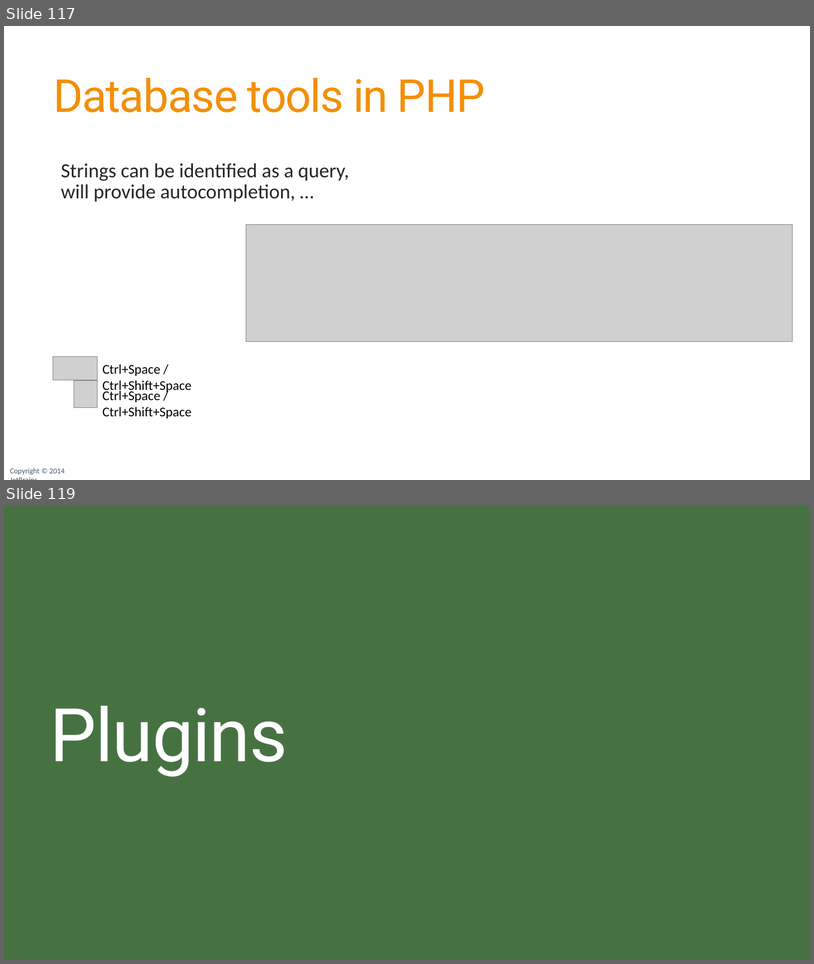
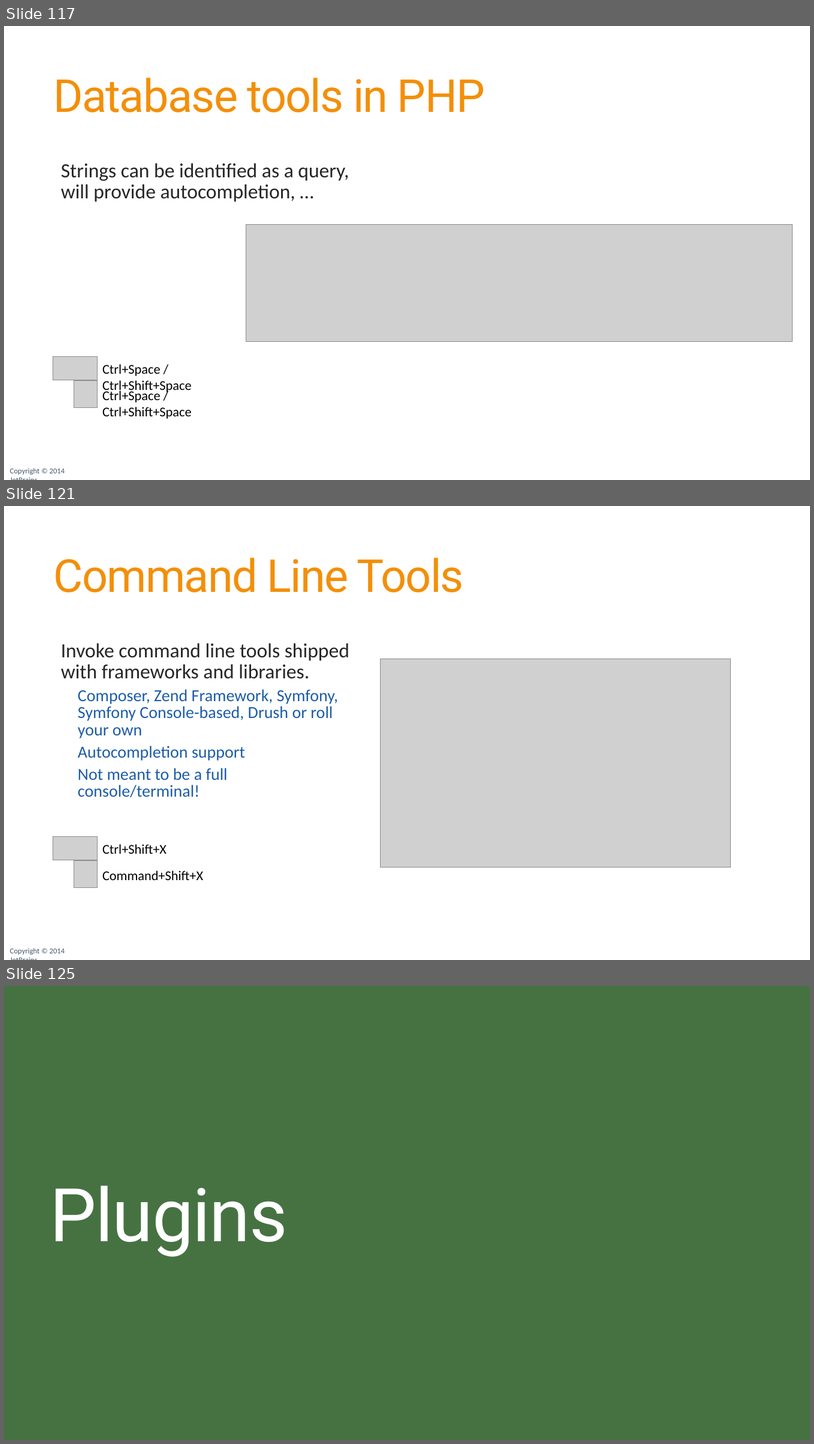
Before and after one commit to JetBrains/phpstorm-workshop, a slide deck: PhpStorm Workshop.pptx. Shown one above the other, each under a label of ours: slides 117 and 119 before the commit, slides 117, 121 and 125 after it; the slides between them are not shown. The pictures are 814x964 and 814x1444 pixels, drawn with LibreOffice and Linux fonts; fonts in the diff are those of the drawing; grey boxes stand for pictures; background and template pictures are left out. Boxes give left, top, right and bottom in pixels: in the first picture for what was removed or moved away, otherwise in the second. Text is boxed around its words. In the diff, an @@ line names an element or a change of style, - is before the commit and + after.

Commit message:
Updated slide deck with Tools and Plugins

```diff
--- a/PhpStorm Workshop.pptx
+++ b/PhpStorm Workshop.pptx
@@ slide 121 added at box(4, 506, 810, 960), background #FFFFFF; not listed: 1 template element that a slide beside it also shows @@
@@ title added at box(54, 558, 464, 592), 54 pt, text #F38F09 @@
+Command Line Tools
@@ text added at box(61, 643, 350, 798), 20 pt, text #1D5DA7 @@
+  Invoke command line tools shipped with frameworks and libraries.
+    Composer, Zend Framework, Symfony, Symfony Console-based, Drush or roll your own
+    Autocompletion support
+    Not meant to be a full console/terminal!
@@ picture added at box(381, 658, 731, 867) @@
@@ picture added at box(53, 837, 97, 860) @@
@@ text added at box(102, 844, 167, 853), 16 pt, text #000000 @@
+Ctrl+Shift+X
@@ picture added at box(74, 861, 97, 888) @@
@@ text added at box(102, 870, 203, 880), 16 pt, text #000000 @@
+Command+Shift+X
@@ what was slide 119 is now slide 125 @@
```
Also in this commit, not shown: 3 slides changed, 10 other slides added.
